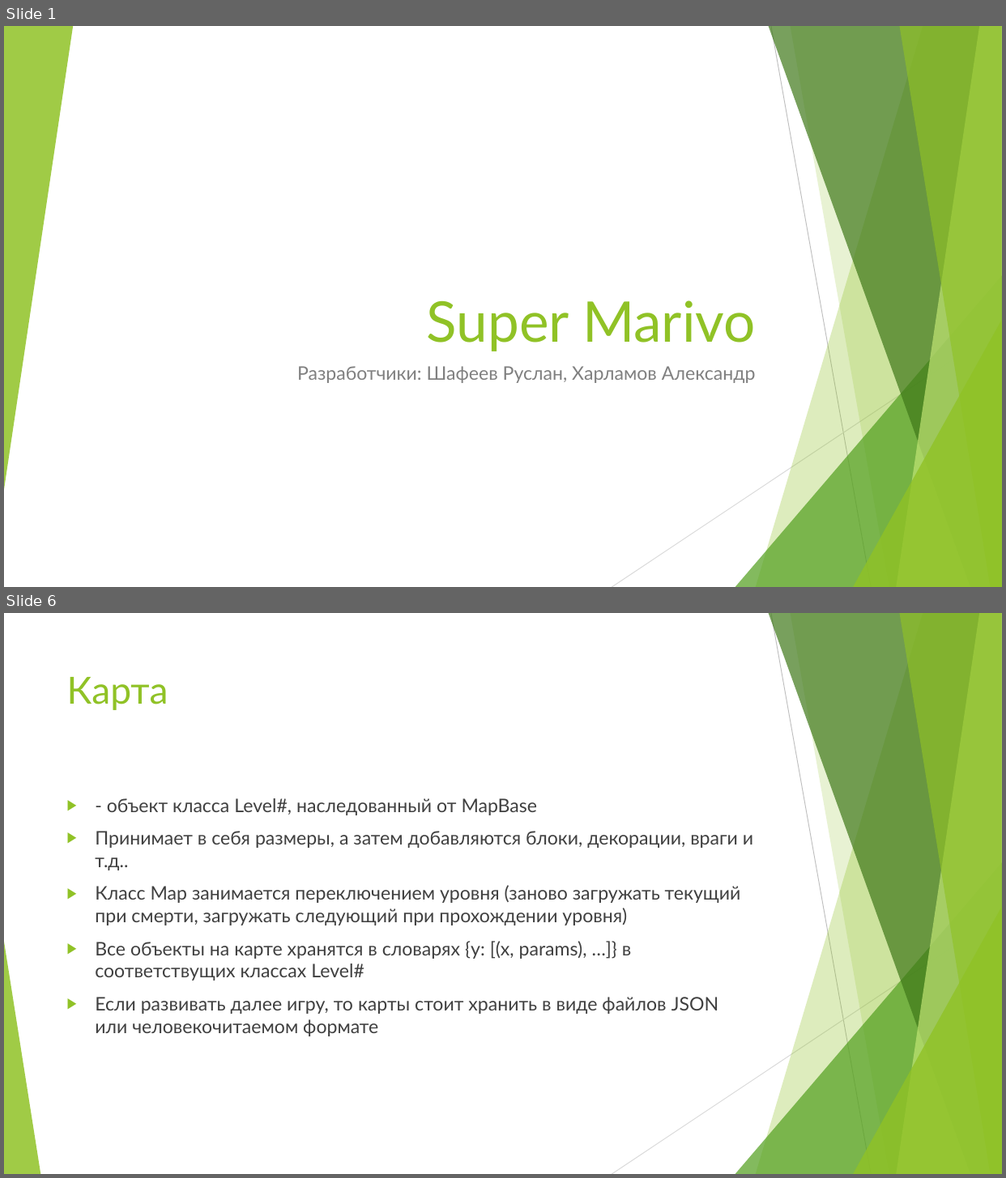
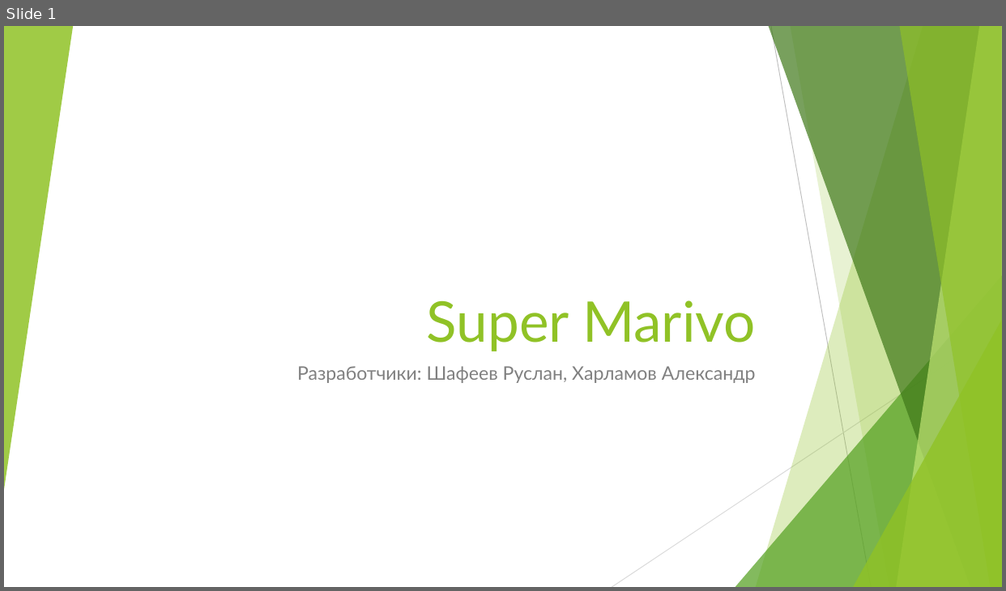
Before and after one commit to RuslanShafeev/marivo, a slide deck: Super Marivo.pptx. Shown one above the other, each under a label of ours: slides 1 and 6 before the commit, slide 1 after it; the slides between them are not shown. The pictures are 1006x1178 and 1006x591 pixels, drawn with LibreOffice and Linux fonts; fonts in the diff are those of the drawing. Boxes give left, top, right and bottom in pixels: in the first picture for what was removed or moved away, otherwise in the second. Text is boxed around its words. In the diff, an @@ line names an element or a change of style, - is before the commit and + after.

```diff
--- a/Super Marivo.pptx
+++ b/Super Marivo.pptx
@@ slide 6 removed at [4,613,1002,1174], background #FFFFFF; not listed: 9 template elements that a slide beside it also shows @@
@@ title removed at [67,677,168,710] @@
-Карта
@@ text removed at [95,798,753,1037] @@
-▶ - объект класса Level#, наследованный от MapBase
-▶ Принимает в себя размеры, а затем добавляются блоки, декорации, враги и т.д..
-▶ Класс Map занимается переключением уровня (заново загружать текущий при смерти, загружать следующий при прохождении уровня)
-▶ Все объекты на карте хранятся в словарях {y: [(x, params), …]} в соответствущих классах Level#
-▶ Если развивать далее игру, то карты стоит хранить в виде файлов JSON или человекочитаемом формате
@@ triangle removed at [4,942,40,1174] @@
```
Also in this commit, not shown: 2 slides changed, 2 slides added, 2 other slides removed, 2 other files.
